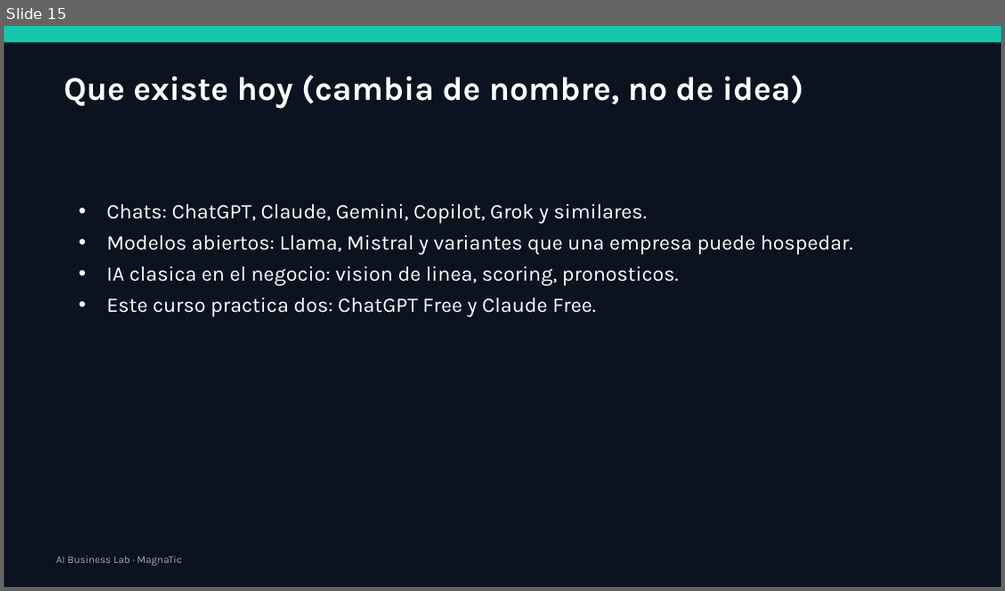
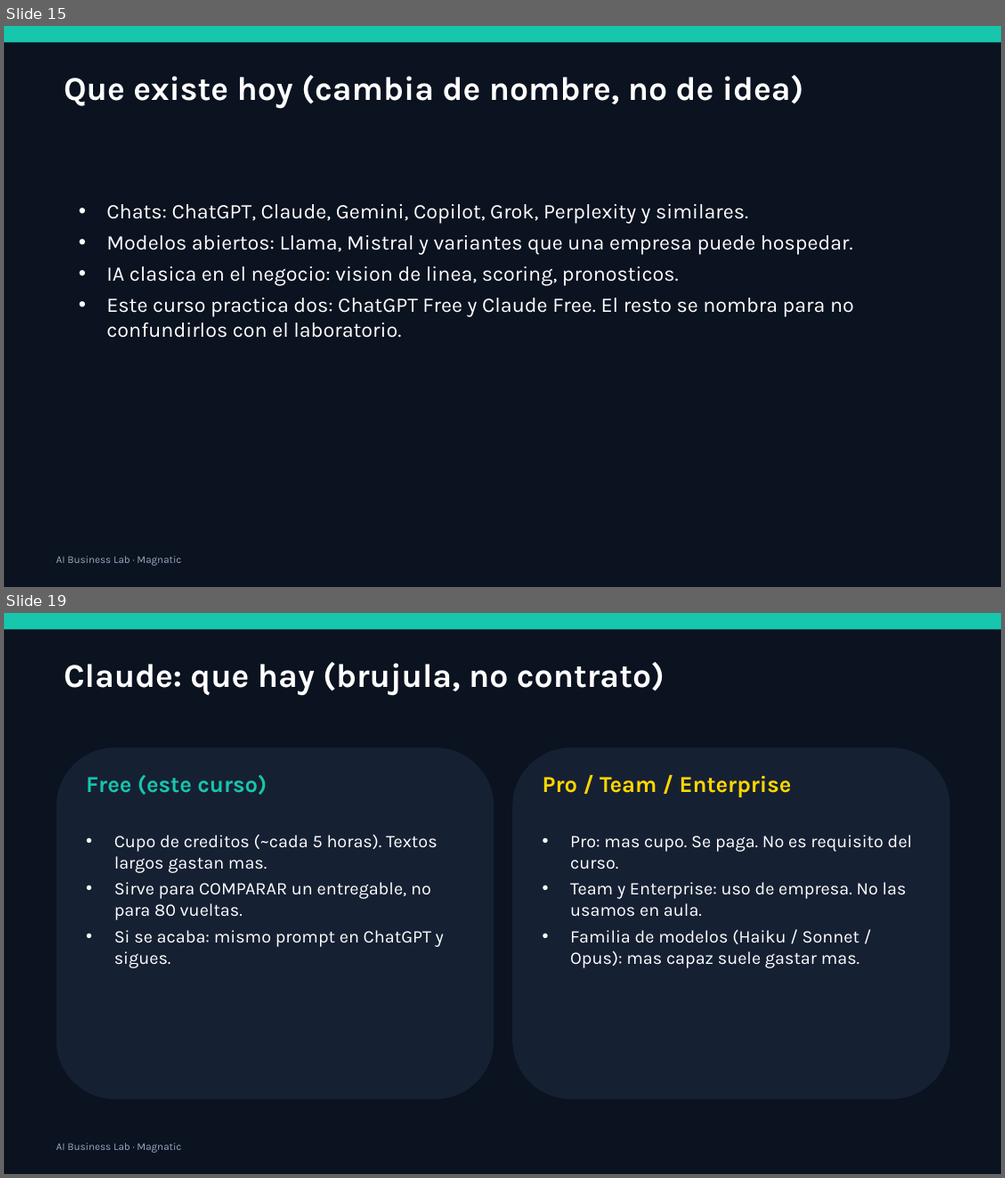
Before and after one commit to xander0408/CURSOS, a slide deck: AI-Business-Lab-Presentacion.pptx. Shown one above the other, each under a label of ours: slide 15 before the commit, slides 15 and 19 after it; the slides between them are not shown. The pictures are 1005x591 and 1005x1178 pixels, drawn with LibreOffice and Linux fonts; fonts in the diff are those of the drawing. Boxes give left, top, right and bottom in pixels: in the first picture for what was removed or moved away, otherwise in the second. Text is boxed around its words. In the diff, an @@ line names an element or a change of style, - is before the commit and + after.

```diff
--- a/AI-Business-Lab-Presentacion.pptx
+++ b/AI-Business-Lab-Presentacion.pptx
@@ slide 19 added at box(4, 613, 1001, 1174), background #0B1220 @@
@@ rectangle added at box(4, 613, 1001, 629), fill #16C6AD @@
@@ text added at box(64, 662, 664, 696), 32 pt, text #FFFFFF, bold @@
+Claude: que hay (brujula, no contrato)
@@ rounded rectangle added at box(57, 747, 494, 1099), fill #162033 @@
@@ rounded rectangle added at box(512, 747, 950, 1099), fill #162033 @@
@@ text added at box(86, 775, 267, 795), 22 pt, text #16C6AD, bold @@
+Free (este curso)
@@ text added at box(542, 776, 792, 797), 22 pt, text #FFD700, bold @@
+Pro / Team / Enterprise
@@ text added at box(114, 834, 444, 968), 17 pt, text #FFFFFF @@
+• Cupo de creditos (~cada 5 horas). Textos largos gastan mas.
+• Sirve para COMPARAR un entregable, no para 80 vueltas.
+• Si se acaba: mismo prompt en ChatGPT y sigues.
@@ text added at box(570, 835, 913, 968), 17 pt, text #FFFFFF @@
+• Pro: mas cupo. Se paga. No es requisito del curso.
+• Team y Enterprise: uso de empresa. No las usamos en aula.
+• Familia de modelos (Haiku / Sonnet / Opus): mas capaz suele gastar mas.
@@ text added at box(57, 1143, 181, 1152), 10 pt, text #9AA8C2 @@
+AI Business Lab · Magnatic
@@ slide 15 changed as well @@
@@ text at box(106, 204, 748, 223): text changed @@
-• Chats: ChatGPT, Claude, Gemini, Copilot, Grok y similares.
+• Chats: ChatGPT, Claude, Gemini, Copilot, Grok, Perplexity y similares.
@@ text at box(106, 297, 854, 338): text changed @@
-• Este curso practica dos: ChatGPT Free y Claude Free.
+• Este curso practica dos: ChatGPT Free y Claude Free. El resto se nombra para no confundirlos con el laboratorio.
@@ text at box(57, 556, 181, 565): text changed @@
-AI Business Lab · MagnaTic
+AI Business Lab · Magnatic
```
Also in this commit, not shown: 67 other slides changed, 8 other slides added, 24 other files.
